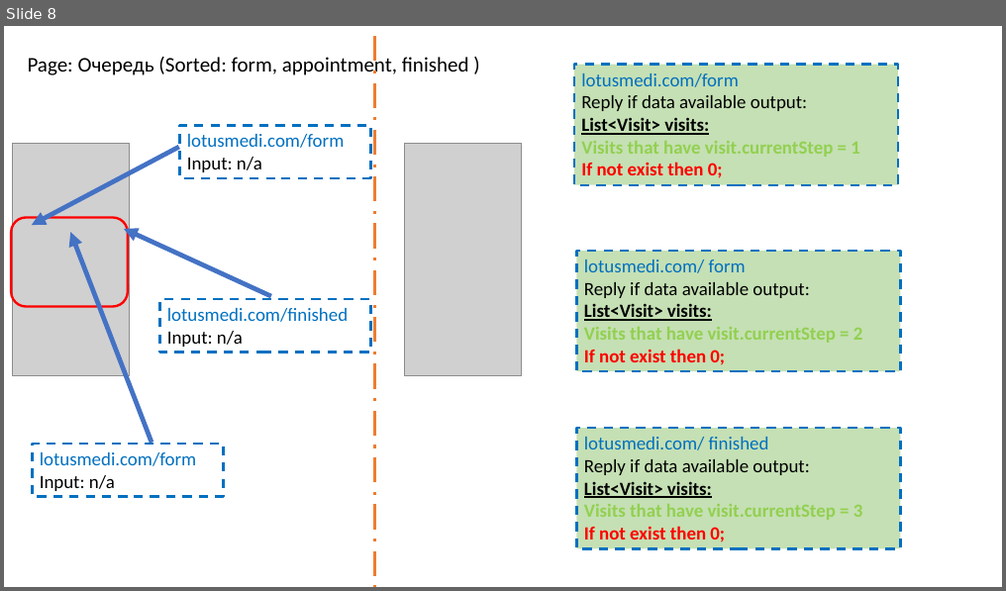
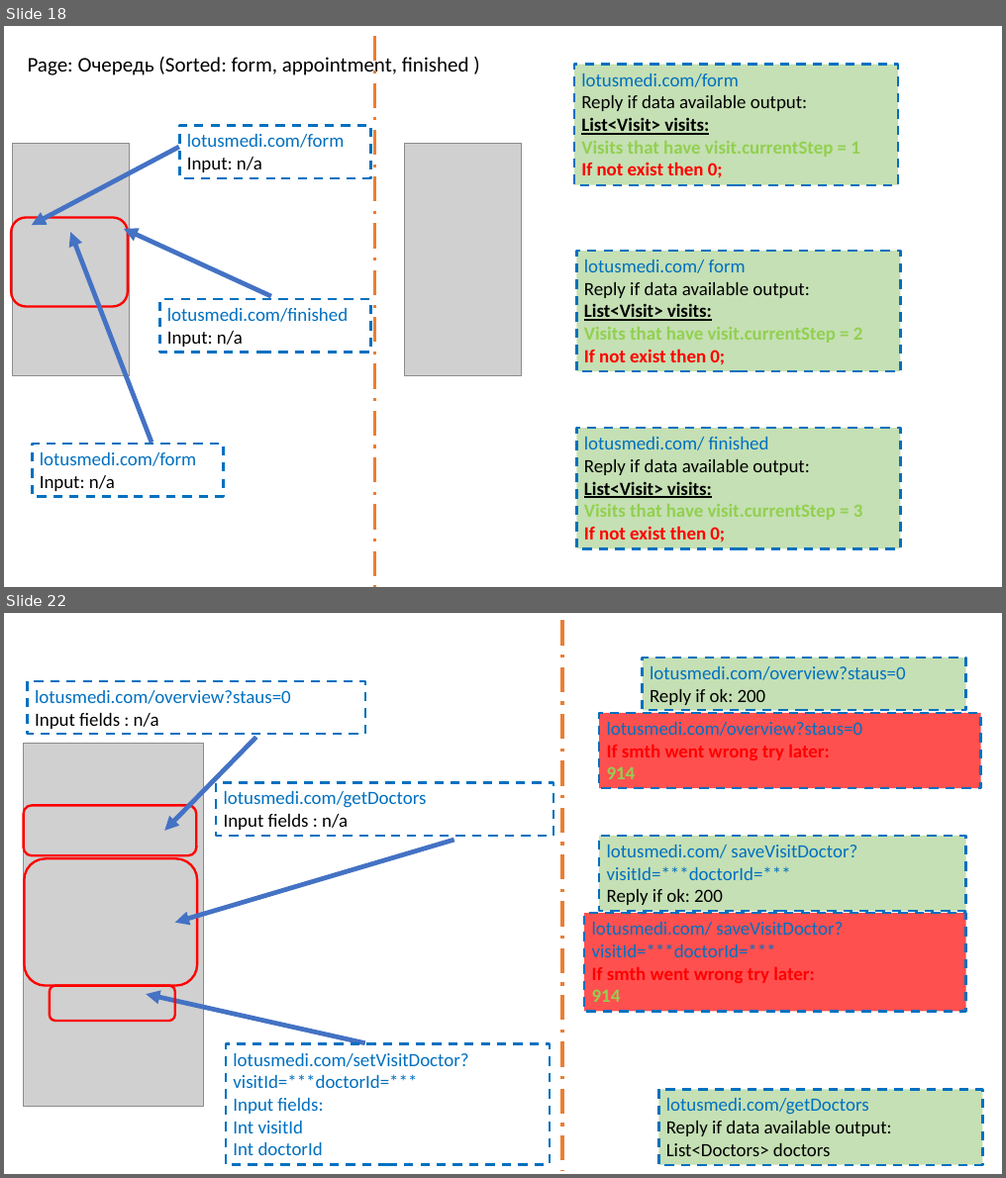
Before and after one commit to MarinaPak108/lotus, a slide deck: scenarioFlowChart.pptx. Shown one above the other, each under a label of ours: slide 8 before the commit, slides 18 and 22 after it; the slides between them are not shown. The pictures are 1006x591 and 1006x1178 pixels, drawn with LibreOffice and Linux fonts; fonts in the diff are those of the drawing; grey boxes stand for pictures. Boxes give left, top, right and bottom in pixels: in the first picture for what was removed or moved away, otherwise in the second. Text is boxed around its words. In the diff, an @@ line names an element or a change of style, - is before the commit and + after.

Commit message:
chompleted first version of ppt for backender. added buttons to modify doctor, formData , prescription

```diff
--- a/scenarioFlowChart.pptx
+++ b/scenarioFlowChart.pptx
@@ slide 22 added at (4,613,1002,1174), background #FFFFFF @@
@@ line added from (562, 621) to (562, 1171), #ED7D31 3 pt dashed @@
@@ rectangle added at (643,658,966,710), fill #C5E0B4, outline #0070C0 2.25 pt dashed, 18 pt, text #0070C0 @@
+lotusmedi.com/overview?staus=0
+Reply if ok: 200
@@ rectangle added at (27,681,364,735), outline #0070C0 2.25 pt dashed, 18 pt, text #0070C0 @@
+lotusmedi.com/overview?staus=0
+Input fields : n/a
@@ rectangle added at (599,713,981,789), fill #FF5050, outline #0070C0 2.25 pt dashed, 18 pt, text #0070C0 @@
+lotusmedi.com/overview?staus=0
+If smth went wrong try later:
+914
@@ picture added at (24,744,203,1106) @@
@@ arrow added from (256, 738) to (165, 831), #4472C4 4.5 pt @@
@@ rectangle added at (216,783,553,836), outline #0070C0 2.25 pt dashed, 18 pt, text #0070C0 @@
+lotusmedi.com/getDoctors
+Input fields : n/a
@@ rounded rectangle added at (24,805,196,856), outline #FF0000 2.25 pt @@
@@ arrow added from (453, 840) to (175, 923), #4472C4 4.5 pt @@
@@ rectangle added at (599,836,966,911), fill #C5E0B4, outline #0070C0 2.25 pt dashed, 18 pt, text #0070C0 @@
+lotusmedi.com/ saveVisitDoctor?visitId=***doctorId=***
+Reply if ok: 200
@@ rounded rectangle added at (24,859,197,986), outline #FF0000 2.25 pt @@
@@ rectangle added at (584,913,966,1011), fill #FF5050, outline #0070C0 2.25 pt dashed, 18 pt, text #0070C0 @@
+lotusmedi.com/ saveVisitDoctor?visitId=***doctorId=***
+If smth went wrong try later:
+914
@@ rounded rectangle added at (50,986,175,1021), outline #FF0000 2.25 pt @@
@@ arrow added from (365, 1044) to (146, 994), #4472C4 4.5 pt @@
@@ rectangle added at (226,1045,549,1165), outline #0070C0 2.25 pt dashed, 18 pt, text #0070C0 @@
+lotusmedi.com/setVisitDoctor?visitId=***doctorId=***
+Input fields:
+Int visitId
+Int doctorId
@@ rectangle added at (659,1090,983,1165), fill #C5E0B4, outline #0070C0 2.25 pt dashed, 18 pt, text #000000 @@
+lotusmedi.com/getDoctors
+Reply if data available output:
+List<Doctors> doctors
@@ what was slide 8 is now slide 18 @@
```
Also in this commit, not shown: 4 slides changed, 16 other slides added, 4 slides removed, 1 other file.
